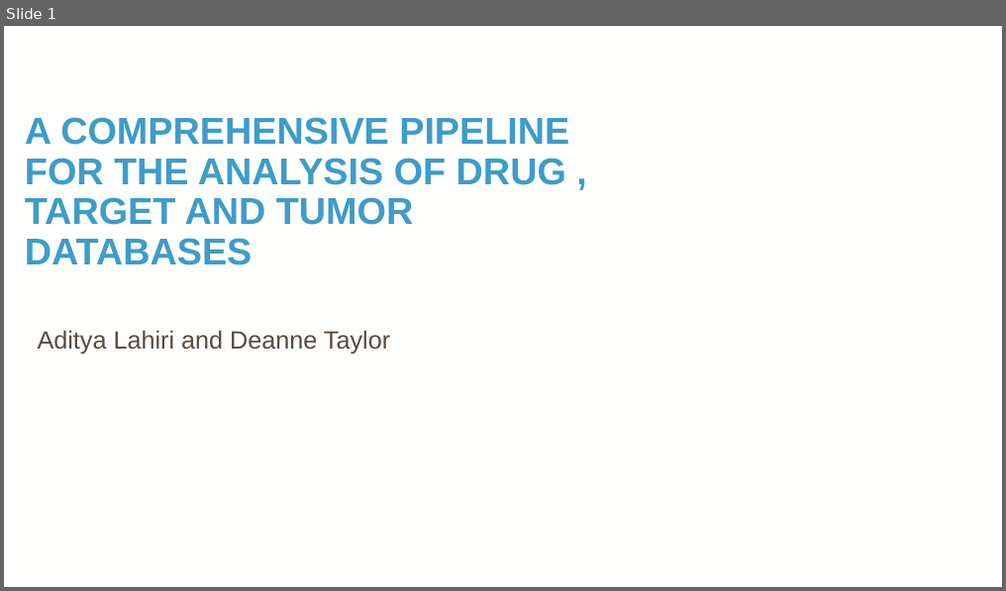
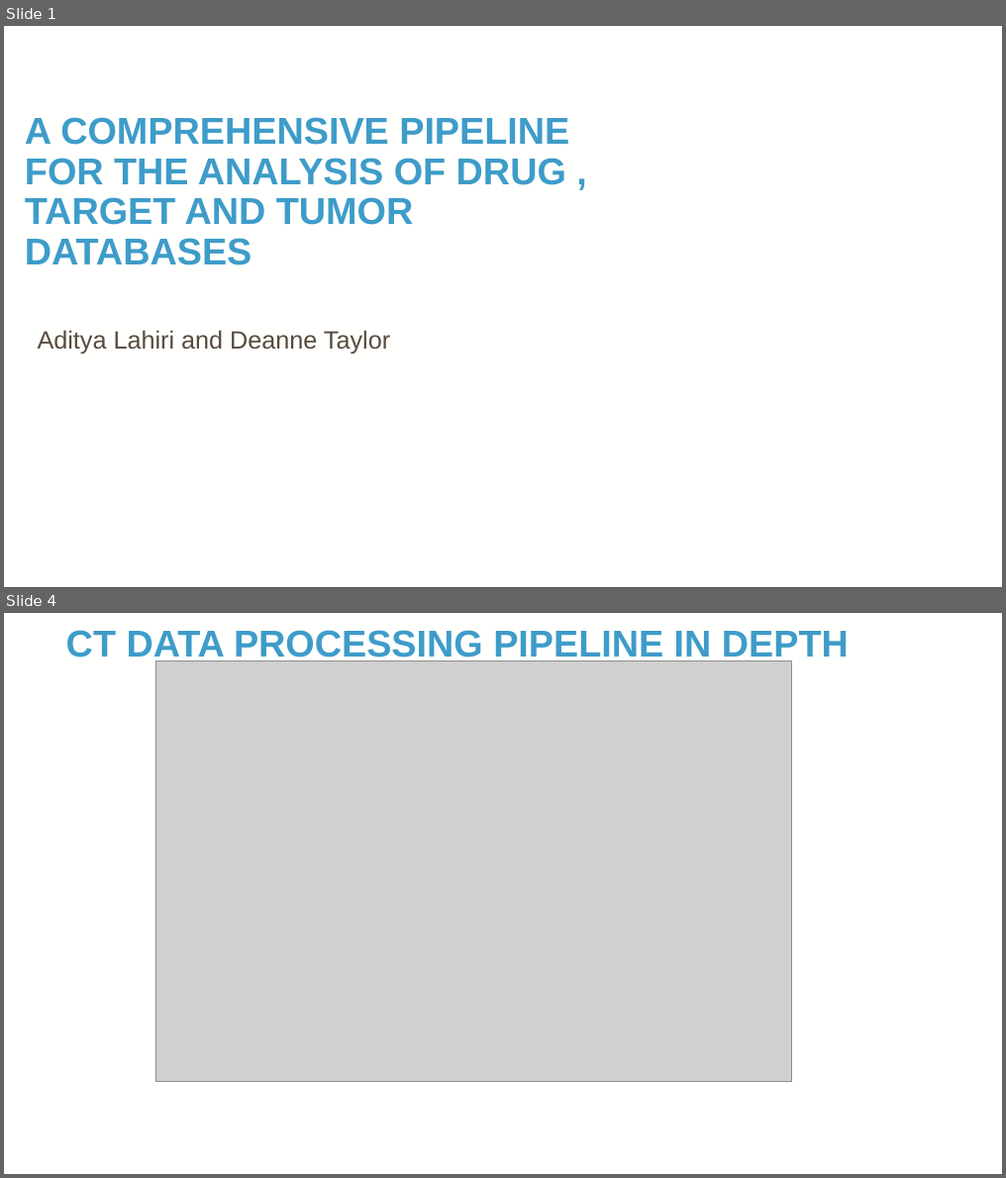
Before and after one commit to TaylorResearchLab/CANTOS, a slide deck: presentations/Slide_Deck.pptx. Shown one above the other, each under a label of ours: slide 1 before the commit, slides 1 and 4 after it; the slides between them are not shown. The pictures are 1006x591 and 1006x1178 pixels, drawn with LibreOffice and Linux fonts; fonts in the diff are those of the drawing; grey boxes stand for pictures; background and template pictures are left out. Boxes give left, top, right and bottom in pixels: in the first picture for what was removed or moved away, otherwise in the second. Text is boxed around its words. In the diff, an @@ line names an element or a change of style, - is before the commit and + after.

Commit message:
update ppt with CT OT and IDG pipelines

```diff
--- a/presentations/Slide_Deck.pptx
+++ b/presentations/Slide_Deck.pptx
@@ slide 4 added at box(4, 613, 1002, 1174), background picture (left out) @@
@@ title added at box(66, 630, 848, 663), 36 pt, text #3E9CC9, bold @@
+CT DATA PROCESSING PIPELINE IN DEPTH
@@ picture added at box(155, 661, 792, 1081) @@
@@ page number added at box(932, 1134, 976, 1163), 12 pt, text #FFFFFE @@
+4
```
Also in this commit, not shown: 1 slide changed, 6 other slides added, 1 slide removed, 6 other files.
